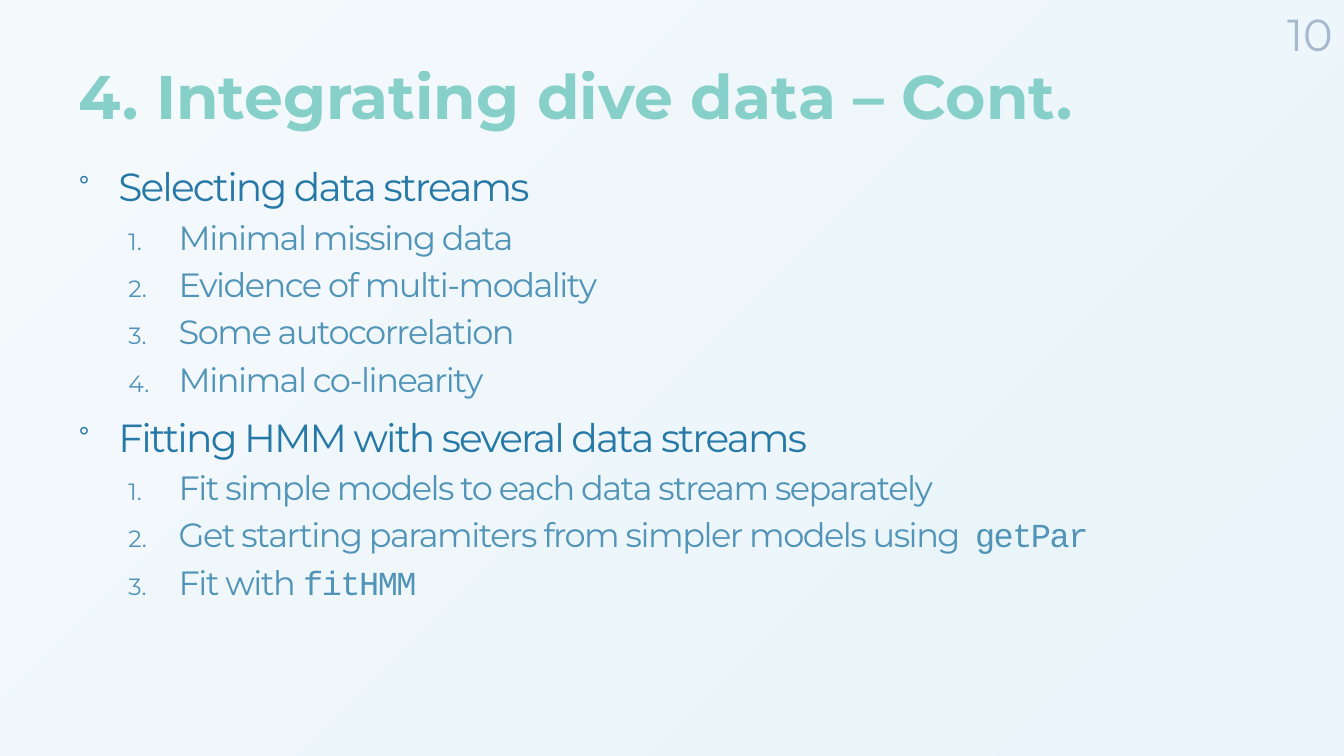
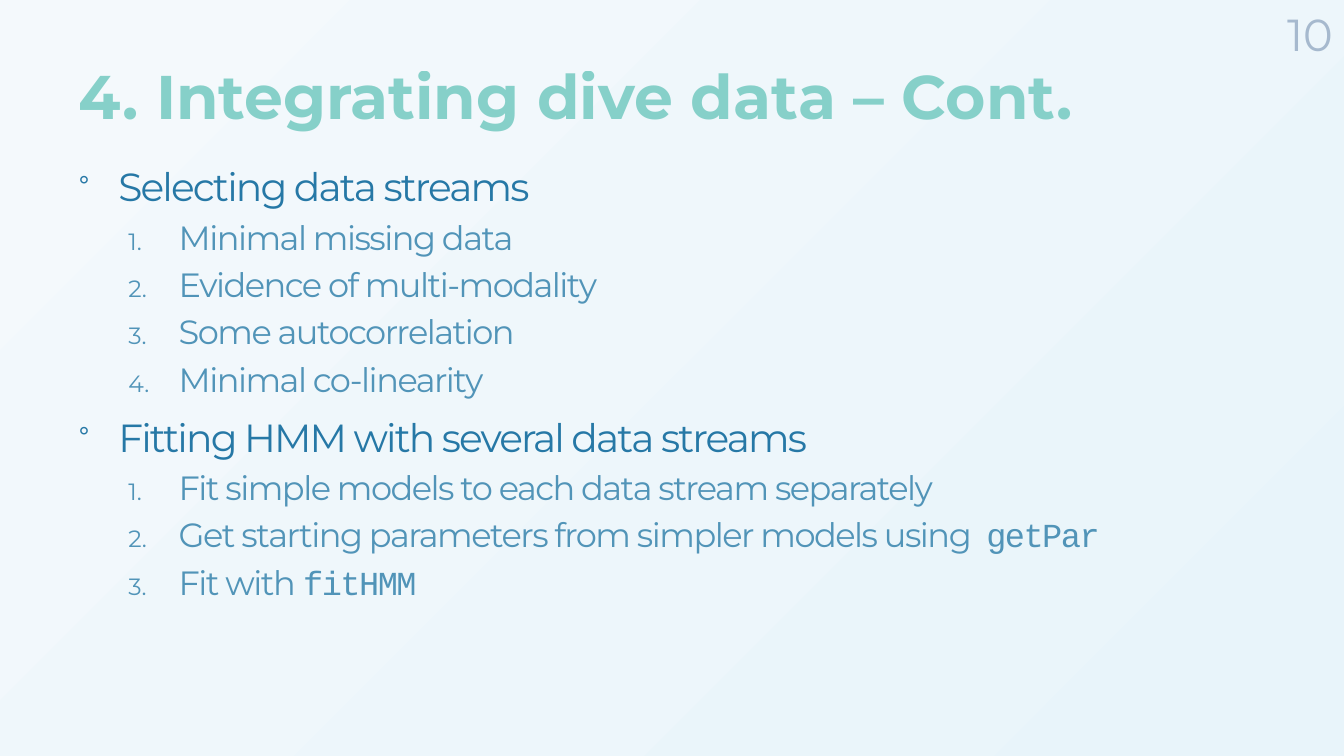
Before and after one commit to MarieAugerMethe/DFO_HMM_2022, a slide deck: slide 10 of Day2/HMM_Tutorial_Day2.pptx. Drawn at 1344x756 pixels with LibreOffice and Linux fonts; fonts in the diff are those of the drawing; background and template pictures are left out. Boxes give left, top, right and bottom in pixels: in the first picture for what was removed or moved away, otherwise in the second. Text is boxed around its words. In the diff, an @@ line names an element or a change of style, - is before the commit and + after.

```diff
--- a/Day2/HMM_Tutorial_Day2.pptx
+++ b/Day2/HMM_Tutorial_Day2.pptx
@@ text at <box>179,522,1099,554</box>: text changed @@
-  2. Get starting paramiters from simpler models using getPar
+  2. Get starting parameters from simpler models using getPar
```
Also in this commit, not shown: 1 other slide changed, 1 slide added, 1 other file.
